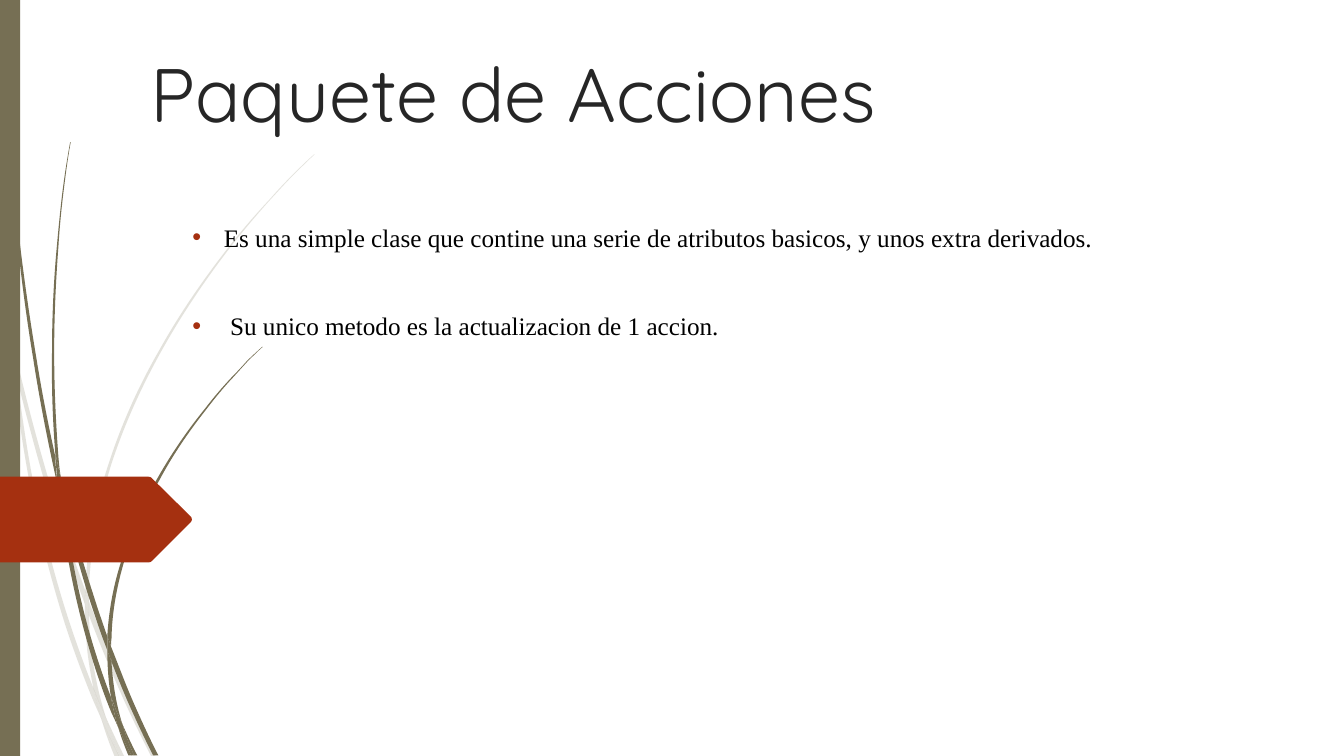
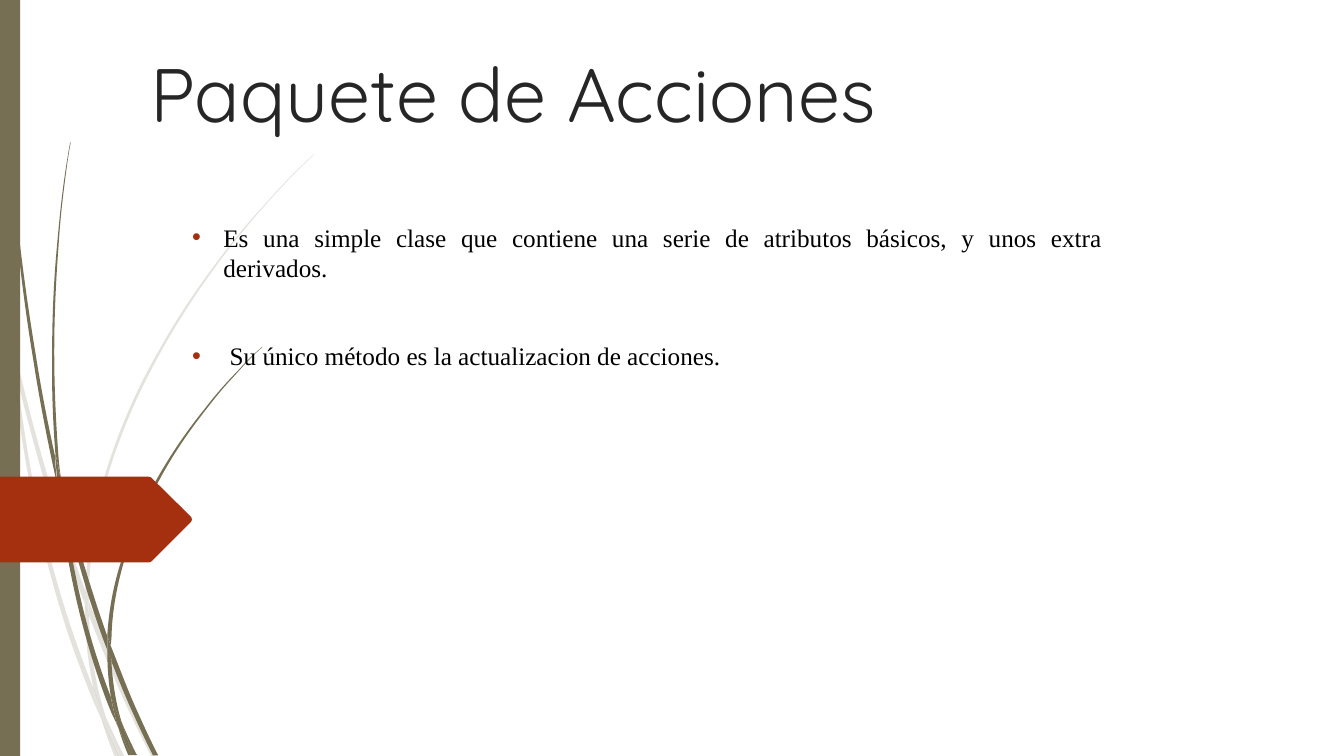
Before and after one commit to LordHansTopo/PrcGrpIDD, a slide deck: slide 7 of Banco de Inversiones.ppt. Drawn at 1344x756 pixels with LibreOffice and Linux fonts; fonts in the diff are those of the drawing; background and template pictures are left out. Boxes give left, top, right and bottom in pixels: in the first picture for what was removed or moved away, otherwise in the second. Text is boxed around its words. In the diff, an @@ line names an element or a change of style, - is before the commit and + after.

```diff
--- a/Banco de Inversiones.ppt
+++ b/Banco de Inversiones.ppt
@@ text at [223, 229, 1101, 371]: text changed @@
-• Es una simple clase que contine una serie de atributos basicos, y unos extra derivados.
-• Su unico metodo es la actualizacion de 1 accion.
+• Es una simple clase que contiene una serie de atributos básicos, y unos extra derivados.
+• Su único método es la actualizacion de acciones.
@@ outline redrawn in 13 elements at [14, 348, 86, 603], [11, 353, 102, 719], [86, 154, 314, 600], [3, 0, 57, 485], [111, 646, 158, 755], [57, 481, 118, 726], [55, 452, 64, 509], [107, 347, 262, 646], [107, 650, 122, 724], [111, 696, 134, 755], [89, 600, 155, 756], [123, 724, 137, 756], [118, 727, 131, 755] @@
```
Also in this commit, not shown: 11 other slides changed.
